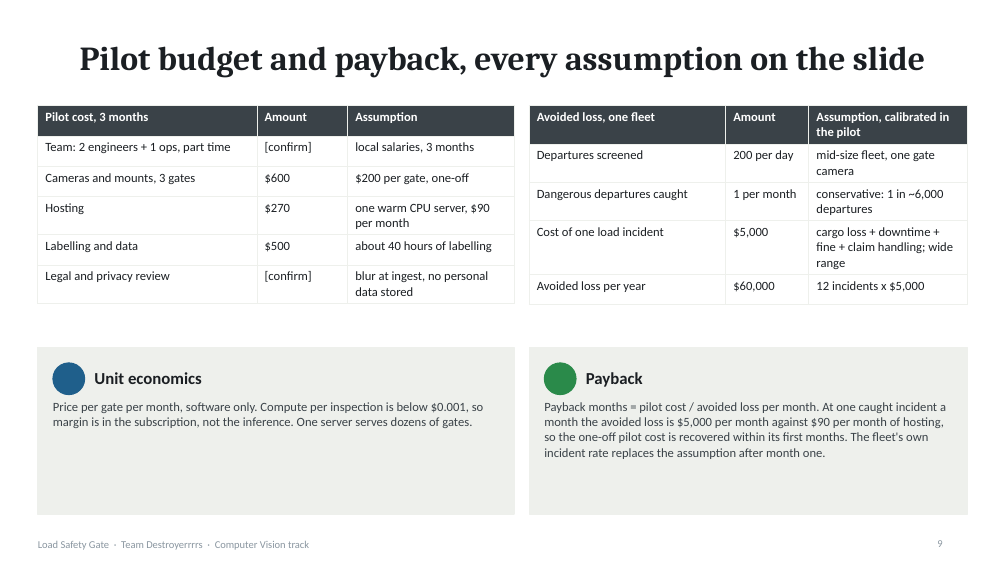
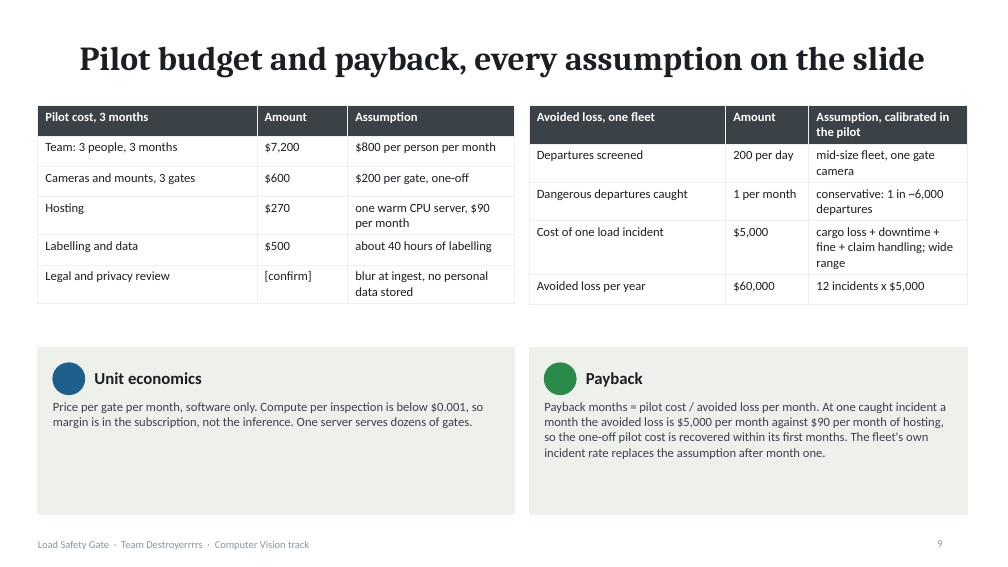
Before and after one commit to Winner-121/Destroyerrrrs_Final_Stage, a slide deck: slide 9 of deck/LoadSafetyGate_deck.pptx. Drawn at 1008x567 pixels with LibreOffice and Linux fonts; fonts in the diff are those of the drawing. Boxes give left, top, right and bottom in pixels: in the first picture for what was removed or moved away, otherwise in the second. Text is boxed around its words. In the diff, an @@ line names an element or a change of style, - is before the commit and + after.

```diff
--- a/deck/LoadSafetyGate_deck.pptx
+++ b/deck/LoadSafetyGate_deck.pptx
@@ table at (x1=38, y1=106, x2=514, y2=300) @@
-row 2: Team: 2 engineers + 1 ops, part time | [confirm] | local salaries, 3 months
+row 2: Team: 3 people, 3 months | $7,200 | $800 per person per month
```
Also in this commit, not shown: 2 other files.
